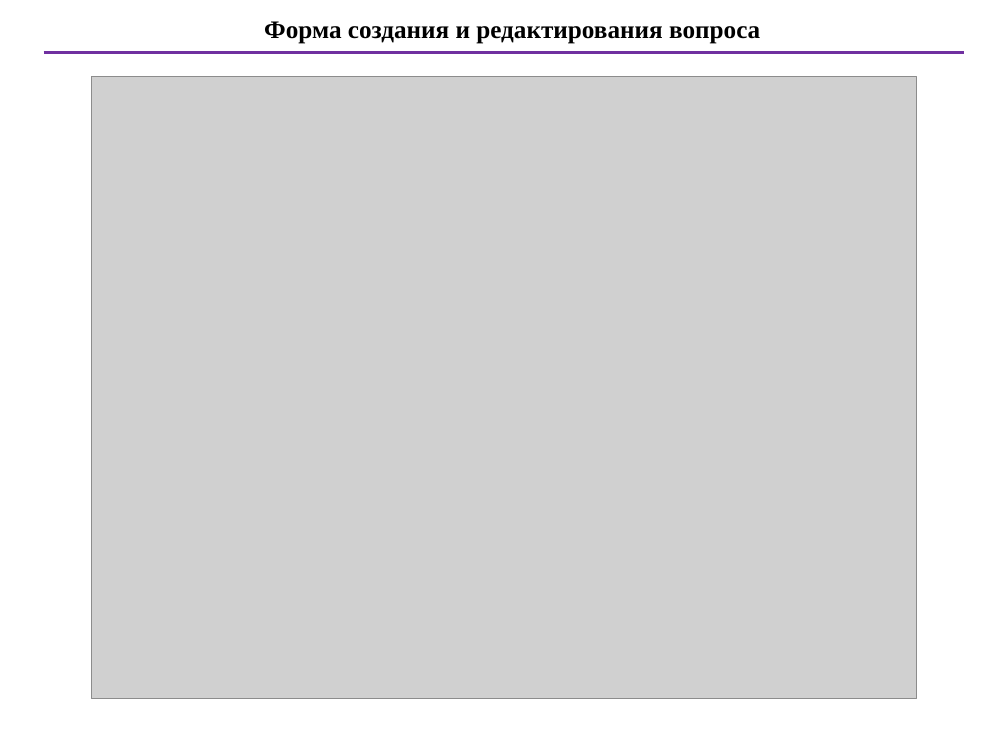
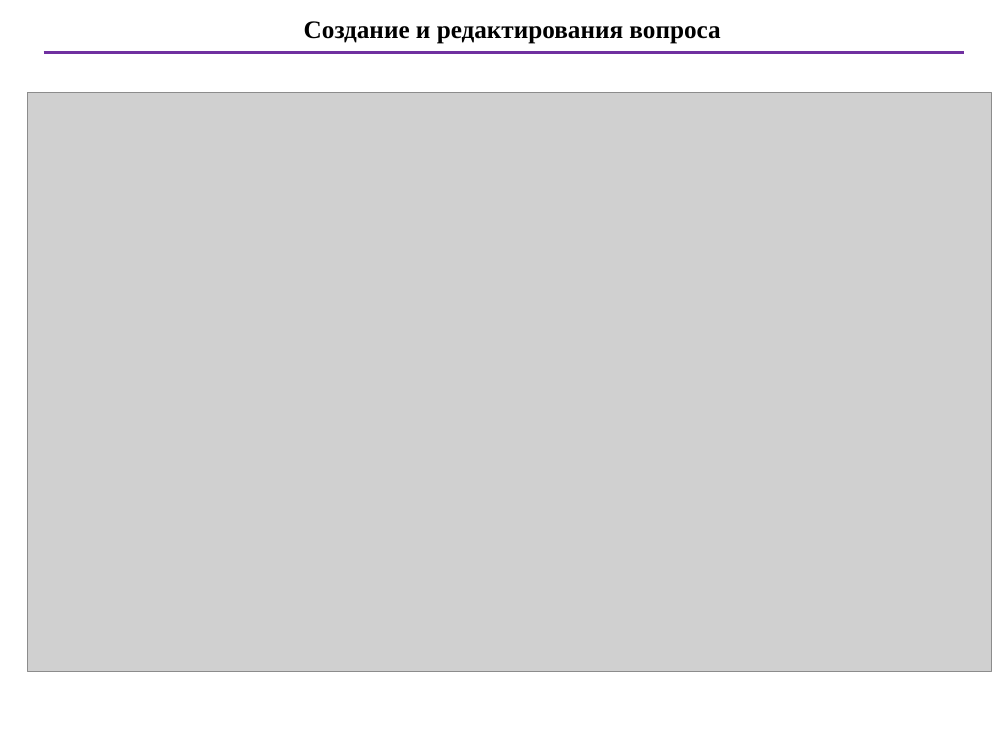
Before and after one commit to RuslanRinatovich/DiscretAppFinal, a slide deck: slide 17 of Презентация и речь/Презентация 2.1.pptx. Drawn at 1008x756 pixels with LibreOffice and Linux fonts; fonts in the diff are those of the drawing; grey boxes stand for pictures. Boxes give left, top, right and bottom in pixels: in the first picture for what was removed or moved away, otherwise in the second. Text is boxed around its words. In the diff, an @@ line names an element or a change of style, - is before the commit and + after.

```diff
--- a/Презентация и речь/Презентация 2.1.pptx
+++ b/Презентация и речь/Презентация 2.1.pptx
@@ text at box(304, 21, 720, 44): text changed @@
-Форма создания и редактирования вопроса
+Создание и редактирования вопроса
@@ picture: place and size @@
-picture at box(92, 77, 917, 700)
+picture at box(28, 93, 992, 672)
```
Also in this commit, not shown: 13 other slides changed, 1 slide added, 1 slide removed, 2 other files.
